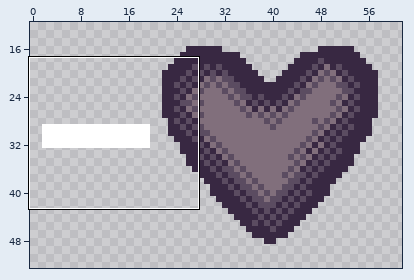
Two states of a pixel-art file, Master/gfx/aseprite/hearts.aseprite. Above: a wide view before the commit, with the close-up outlined.
Close-up. Before:
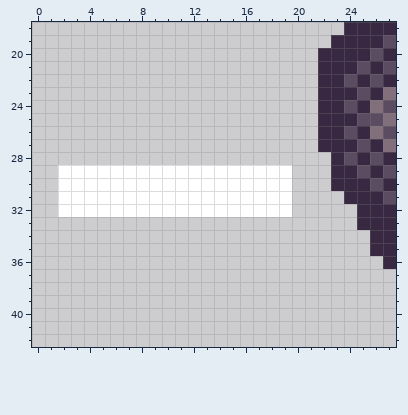
137x60 pixels, 1 frame. Shown: x 0..27, y 18..42. The wide view leaves out empty margins.
And afterwards:
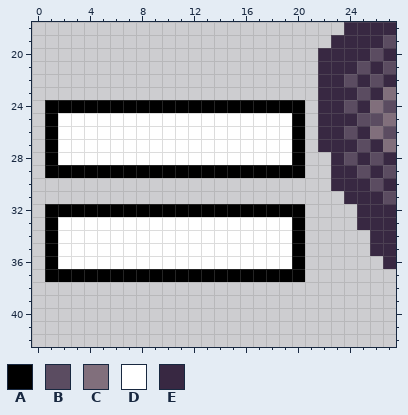
Palette (. is transparent): A #000000  B #5b4c61  C #816f7c  D #ffffff  E #382842
Difference:
layer "Layer 1 Copy Copy Copy Copy" now hidden
layer "Layer 1 Copy Copy Copy Copy #2" added
@@ x 0..27 @@
 23 ......................EEEBEC
-24 ......................EEBECB
-25 ......................EEEBBC
-26 ......................EEBECB
-27 ......................EEEBEC
-28 .......................EBEBE
-29 ..DDDDDDDDDDDDDDDDDD...EEBEB
-30 ..DDDDDDDDDDDDDDDDDD...EEEBE
-31 ..DDDDDDDDDDDDDDDDDD....EEEB
-32 ..DDDDDDDDDDDDDDDDDD.....EEE
-33 .........................EEE
-34 ..........................EE
-35 ..........................EE
-36 ...........................E
-37 ............................
+24 .AAAAAAAAAAAAAAAAAAAA.EEBECB
+25 .ADDDDDDDDDDDDDDDDDDA.EEEBBC
+26 .ADDDDDDDDDDDDDDDDDDA.EEBECB
+27 .ADDDDDDDDDDDDDDDDDDA.EEEBEC
+28 .ADDDDDDDDDDDDDDDDDDA..EBEBE
+29 .AAAAAAAAAAAAAAAAAAAA..EEBEB
+30 .......................EEEBE
+31 ........................EEEB
+32 .AAAAAAAAAAAAAAAAAAAA....EEE
+33 .ADDDDDDDDDDDDDDDDDDA....EEE
+34 .ADDDDDDDDDDDDDDDDDDA.....EE
+35 .ADDDDDDDDDDDDDDDDDDA.....EE
+36 .ADDDDDDDDDDDDDDDDDDA......E
+37 .AAAAAAAAAAAAAAAAAAAA.......
 38 ............................
Boxes around the changes in both close-ups, in picture pixels (x1, y1, x2, y2):
changed: (45, 100, 305, 282)
